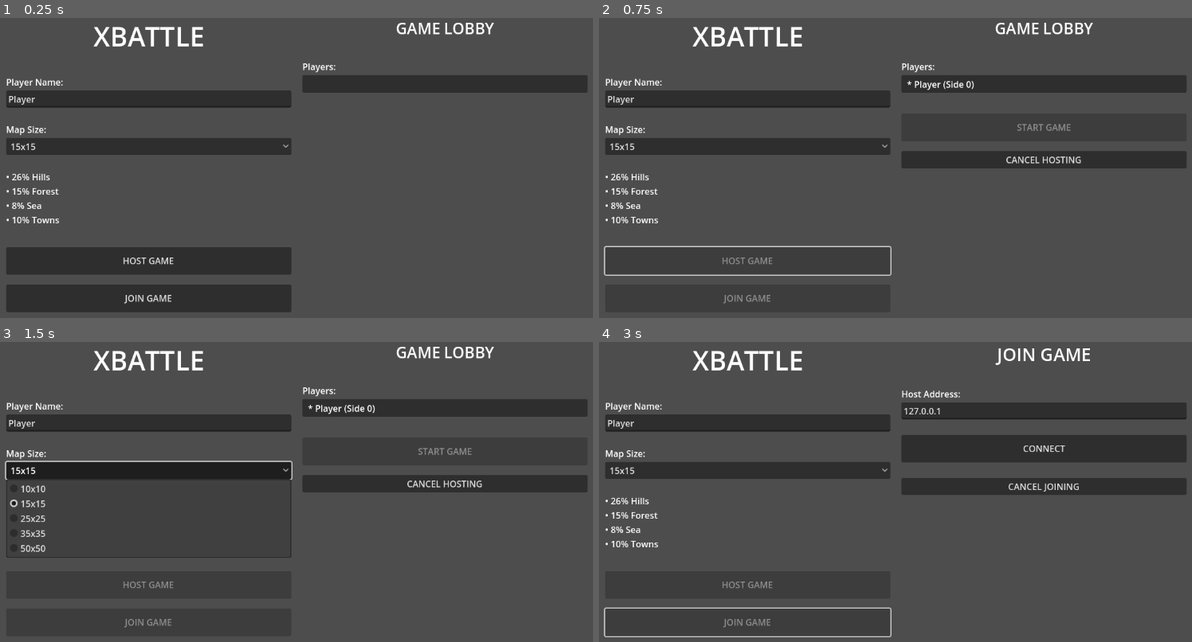
Above: before the commit, frames 1-4 (two rows, left to right).
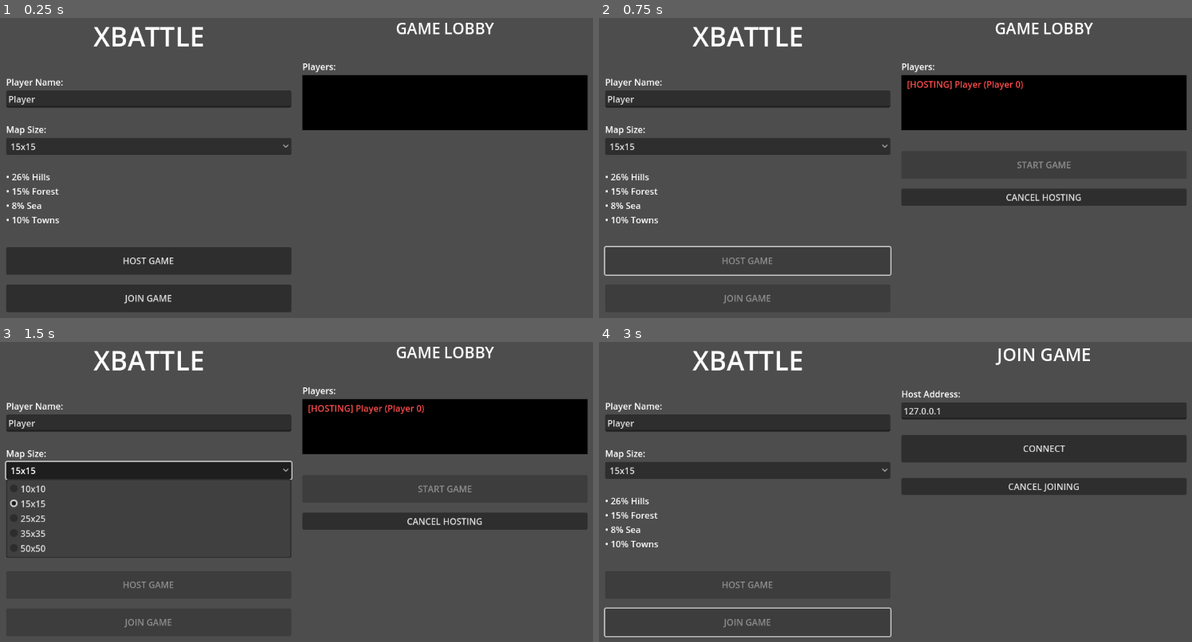
Above: after the commit, the same moments.

Repository: mmehmet/xbattle
Game: Godot game, scene res://Main.tscn
The game is run twice, just before and just after one commit, with the same random seed, the same clock (stepped at 60 frames per second) and the same inputs.
Inputs:
- Up to frame 1 (0.25 s): no input
- Up to frame 2 (0.75 s): click "HOST GAME" at 0.5 s
- Up to frame 3 (1.5 s): click "15x15" at 1.25 s
- Up to frame 4 (3 s): click "CANCEL HOSTING" at 2 s; click "JOIN GAME" at 2.75 s

The runs differ from the first frame. In frame 1, 8.8% of the frame differs, in the area x 50-100%, y 19-38%; in frame 2, 12%, in the area x 50-100%, y 19-63%; in frame 3, 12%; in frame 4, nothing differs.

Commit message:
fiddle with the player list in the lobby a bit

Diff:
--- a/scripts/StartScreen.gd
+++ b/scripts/StartScreen.gd
@@ -145,7 +145,10 @@
     right_panel.add_child(players_label)
 
     var panel = Panel.new()
-    panel.custom_minimum_size = Vector2(0, 32)
+    panel.custom_minimum_size = Vector2(0, 100)
+    var style = StyleBoxFlat.new()
+    style.bg_color = Color.BLACK
+    panel.add_theme_stylebox_override("panel", style)
     var margin = MarginContainer.new()
     margin.custom_minimum_size = Vector2(0, 100)
     margin.add_theme_constant_override("margin_left", 10)
@@ -252,8 +255,14 @@
     for i in range(players.size()):
         var player_info = players[i]
         var player_label = Label.new()
-        var prefix = "* " if player_info.is_host else "  "
-        player_label.text = "%s%s (Side %d)" % [prefix, player_info.name, i]
+        var prefix = "[HOSTING] " if player_info.is_host else "  "
+        player_label.text = "%s%s (Player %d)" % [prefix, player_info.name, i]
+
+        # Set player color
+        if i < Board.player_colors.size():
+            var player_colour = Board.player_colors[i]
+            player_label.modulate = player_colour.lerp(Color.WHITE, 0.3)
+
         player_list.add_child(player_label)
 
     # Update start button
